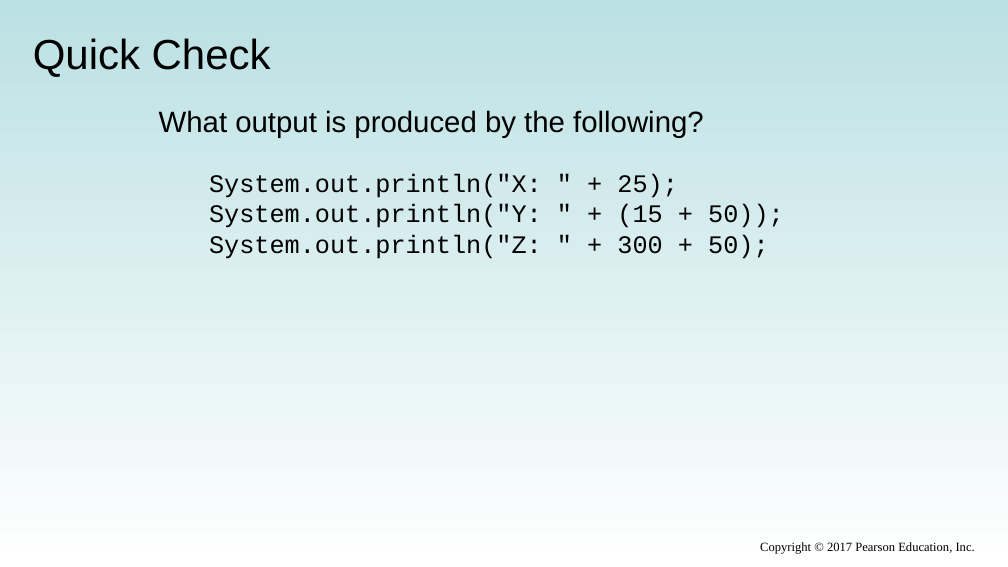
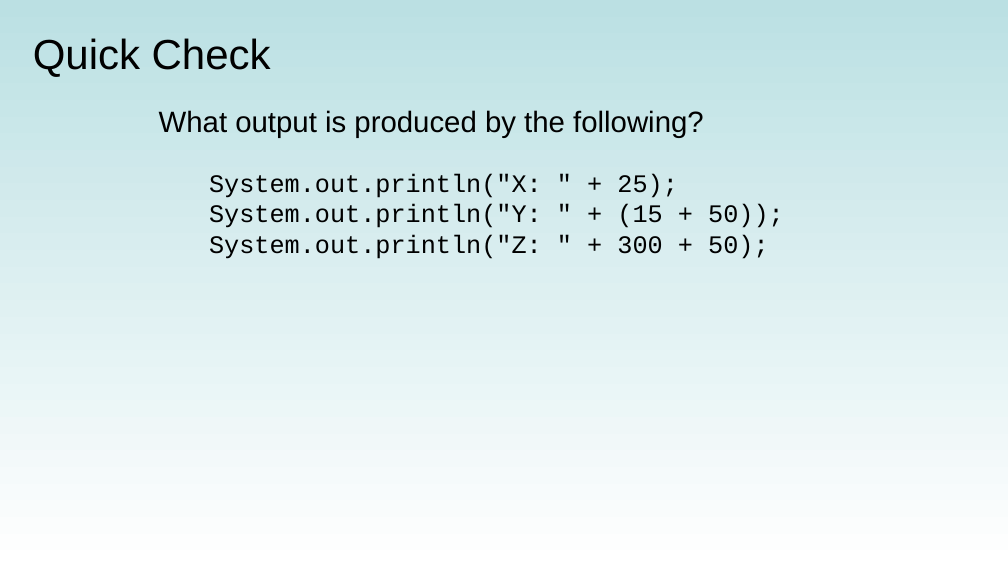
Before and after one commit to xiaoleibi/DMU26, a slide deck: slide 2 of ppt/Uge38 Datatype og expression (1).pptx. Drawn at 1008x567 pixels with LibreOffice and Linux fonts; fonts in the diff are those of the drawing. Boxes give left, top, right and bottom in pixels: in the first picture for what was removed or moved away, otherwise in the second. Text is boxed around its words. In the diff, an @@ line names an element or a change of style, - is before the commit and + after.

```diff
--- a/ppt/Uge38 Datatype og expression (1).pptx
+++ b/ppt/Uge38 Datatype og expression (1).pptx
@@ text removed at <box>760,542,975,554</box> @@
-Copyright © 2017 Pearson Education, Inc.
```
Also in this commit, not shown: 9 other slides changed, 2 slides added, 4 slides removed.
